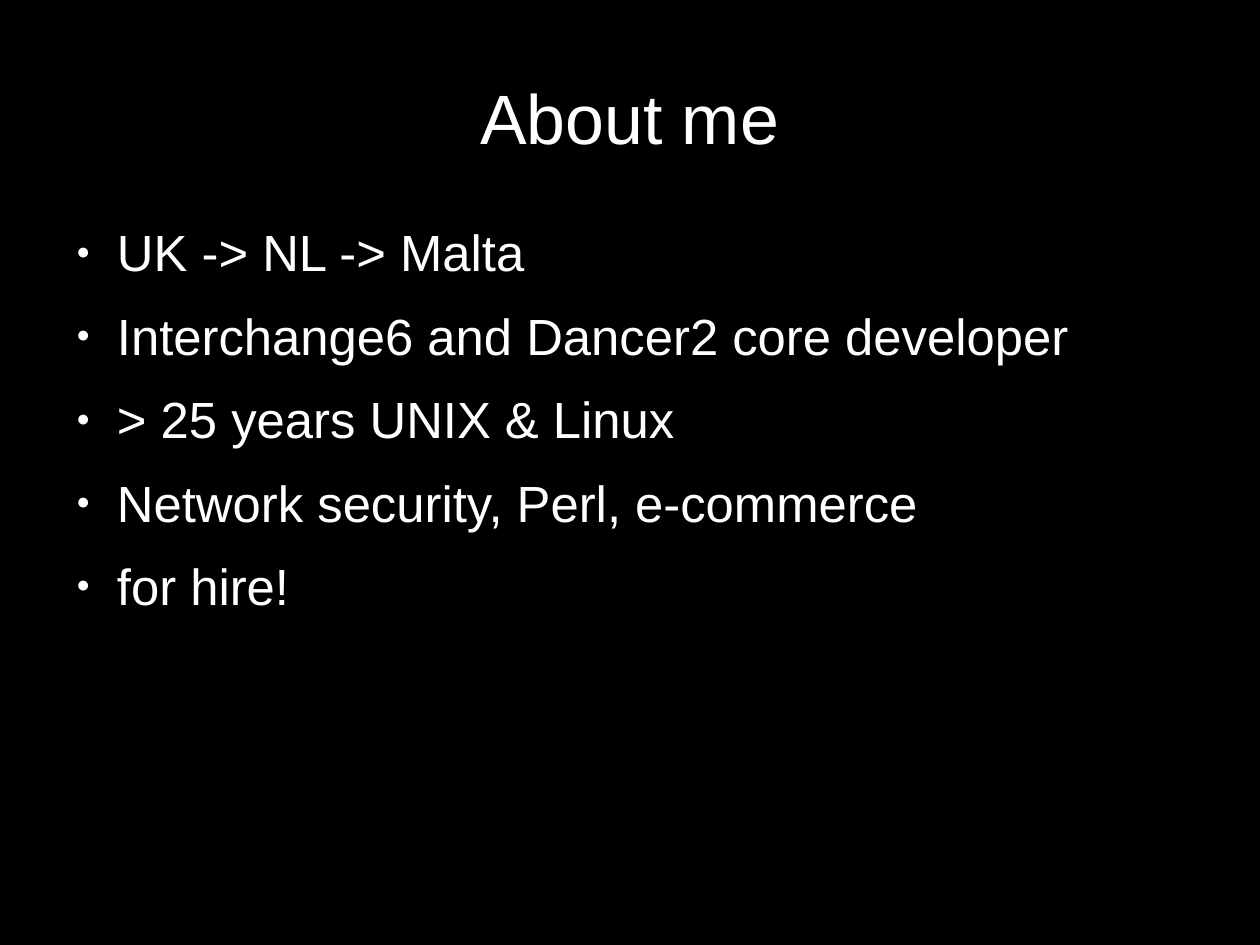
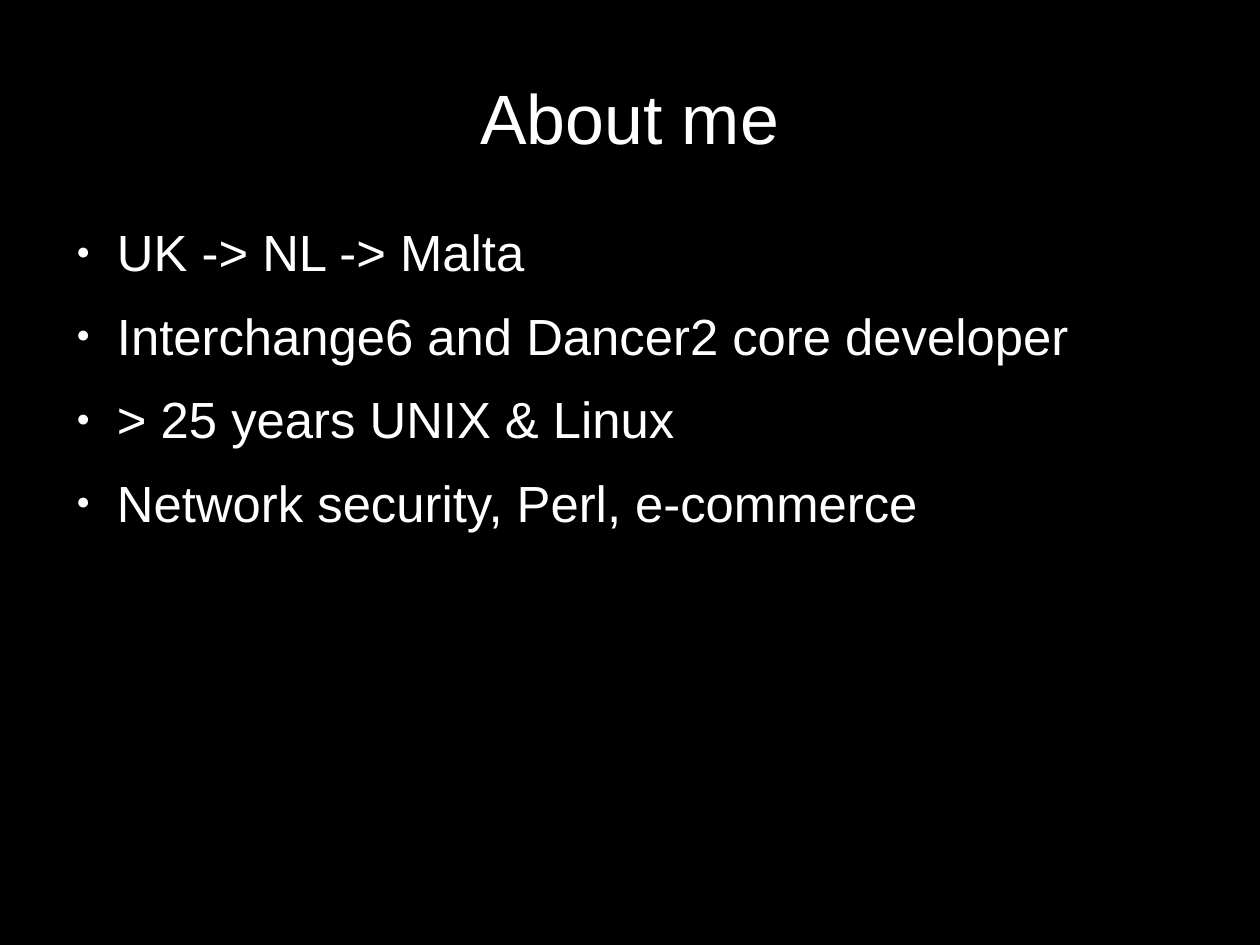
Before and after one commit to SysPete/perl-dancer-conference-2016, a slide deck: slide 2 of plack-debugger-meets-dancer2.odp. Drawn at 1260x945 pixels with LibreOffice and Linux fonts; fonts in the diff are those of the drawing. Boxes give left, top, right and bottom in pixels: in the first picture for what was removed or moved away, otherwise in the second. Text is boxed around its words. In the diff, an @@ line names an element or a change of style, - is before the commit and + after.

Commit message:
more slides added

```diff
--- a/plack-debugger-meets-dancer2.odp
+++ b/plack-debugger-meets-dancer2.odp
@@ text at (x1=117, y1=568, x2=289, y2=606): paragraph removed @@
-● for hire!
```
Also in this commit, not shown: 6 slides added.
